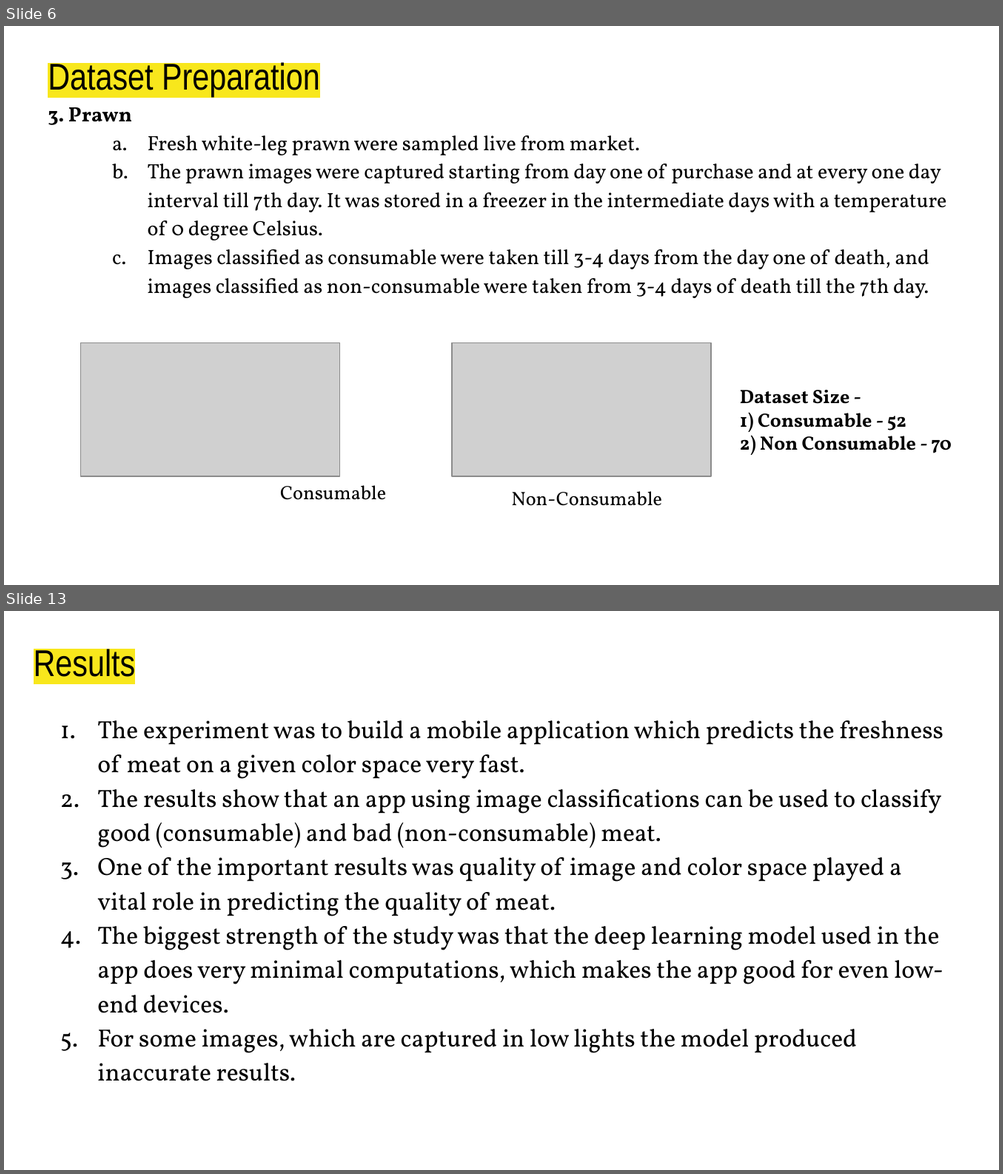
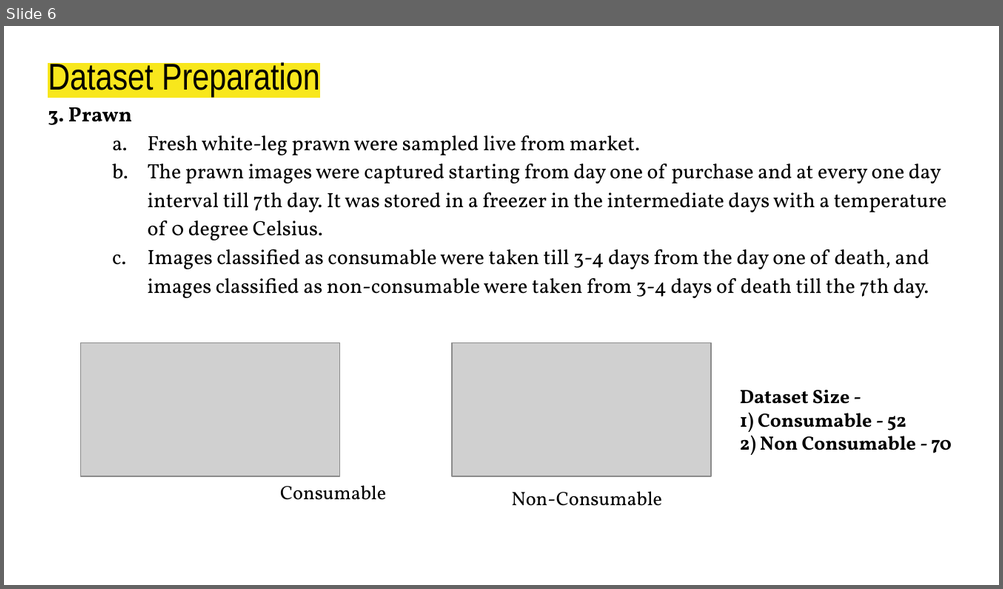
Before and after one commit to DebRC/Meat-Quality-Gradation-Research-Project-2023, a slide deck: Report-Paper-Survey/8th Semester/Report-Presentation.pptx. Shown one above the other, each under a label of ours: slides 6 and 13 before the commit, slide 6 after it; the slides between them are not shown. The pictures are 1003x1174 and 1003x589 pixels, drawn with LibreOffice and Linux fonts; fonts in the diff are those of the drawing; grey boxes stand for pictures. Boxes give left, top, right and bottom in pixels: in the first picture for what was removed or moved away, otherwise in the second. Text is boxed around its words. In the diff, an @@ line names an element or a change of style, - is before the commit and + after.

```diff
--- a/Report-Paper-Survey/8th Semester/Report-Presentation.pptx
+++ b/Report-Paper-Survey/8th Semester/Report-Presentation.pptx
@@ slide 13 removed at [4, 611, 999, 1170], background #FFFFFF @@
@@ title removed at [34, 646, 136, 684] @@
-Results
@@ text removed at [97, 721, 943, 1082] @@
-1. The experiment was to build a mobile application which predicts the freshness of meat on a given color space very fast.
-2. The results show that an app using image classifications can be used to classify good (consumable) and bad (non-consumable) meat.
-3. One of the important results was quality of image and color space played a vital role in predicting the quality of meat.
-4. The biggest strength of the study was that the deep learning model used in the app does very minimal computations, which makes the app good for even low-end devices.
-5. For some images, which are captured in low lights the model produced inaccurate results.
```
Also in this commit, not shown: 6 slides changed, 19 slides added, 4 other slides removed, 1 other file.
